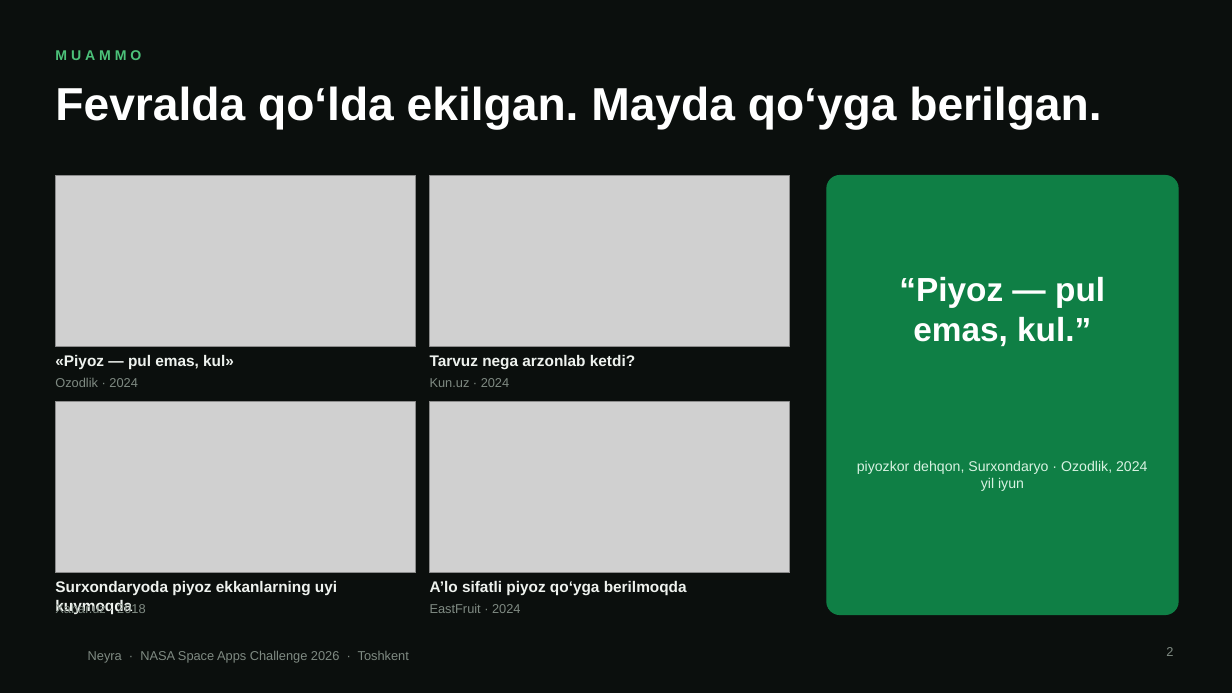
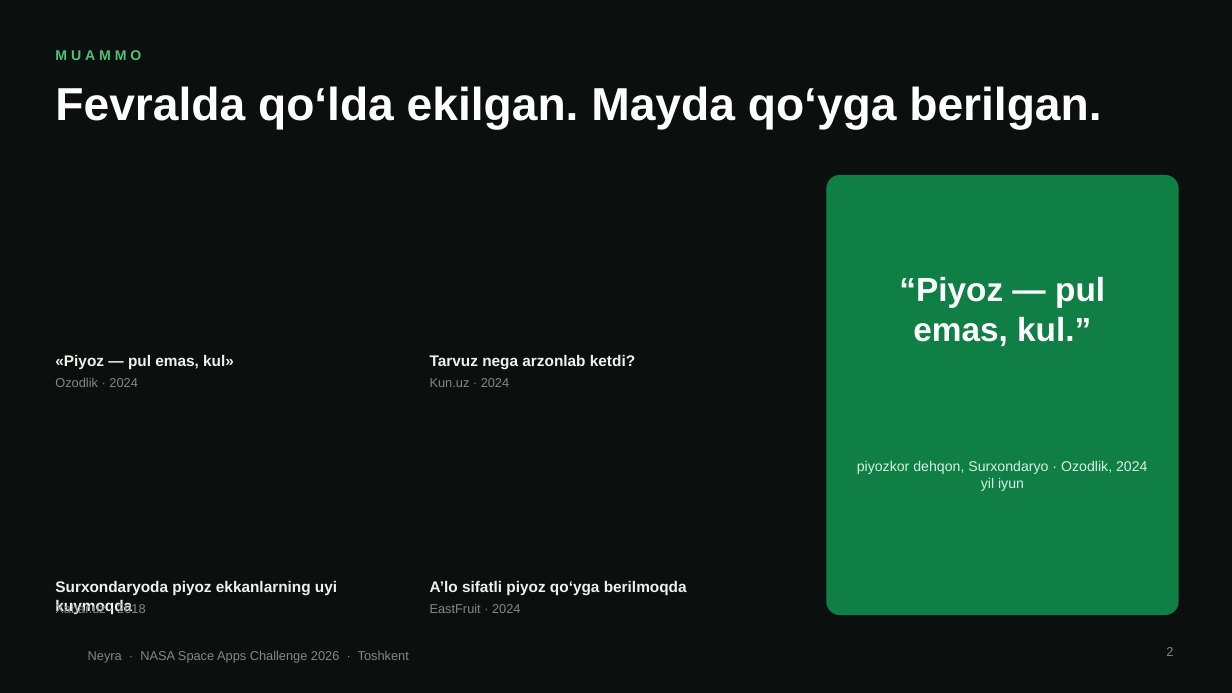
Before and after one commit to davlatshoh-bakhtiyorov/ulugbekcrewnasa, a slide deck: slide 2 of docs/demo/Neyra-pitch-uz.pptx. Drawn at 1232x693 pixels with LibreOffice and Linux fonts; fonts in the diff are those of the drawing; grey boxes stand for pictures; background and template pictures are left out. Boxes give left, top, right and bottom in pixels: in the first picture for what was removed or moved away, otherwise in the second. Text is boxed around its words. In the diff, an @@ line names an element or a change of style, - is before the commit and + after.

```diff
--- a/docs/demo/Neyra-pitch-uz.pptx
+++ b/docs/demo/Neyra-pitch-uz.pptx
@@ picture removed at box(55, 176, 416, 347) @@
@@ picture removed at box(430, 176, 790, 347) @@
@@ picture removed at box(55, 402, 416, 573) @@
@@ picture removed at box(430, 402, 790, 573) @@
```
Also in this commit, not shown: 2 other slides changed, 10 other files.
